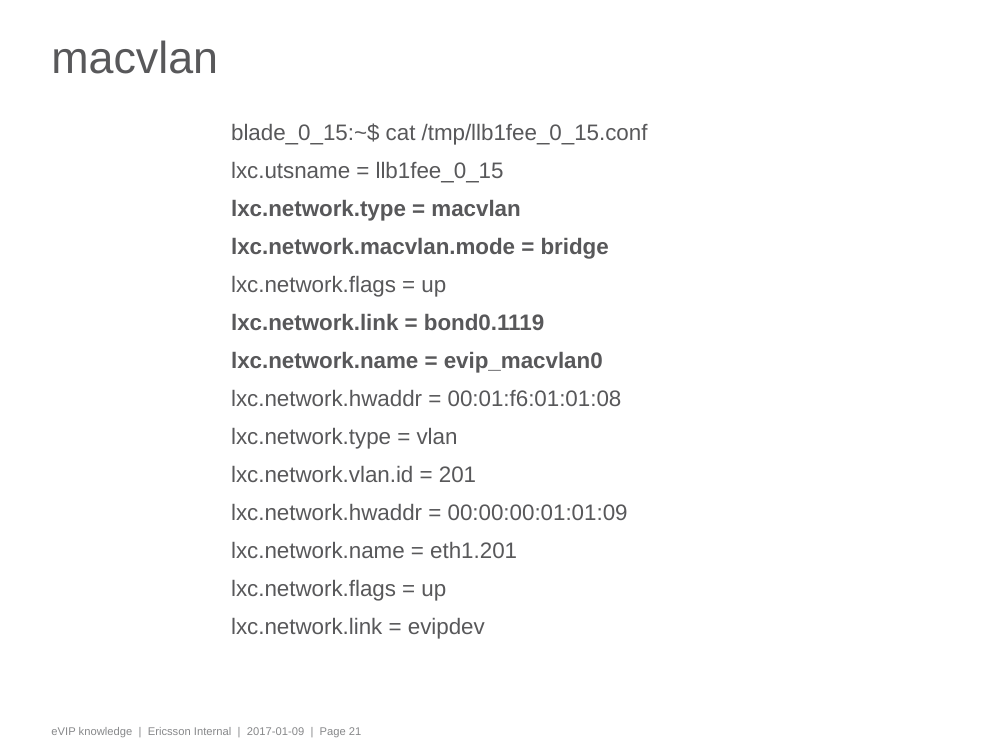
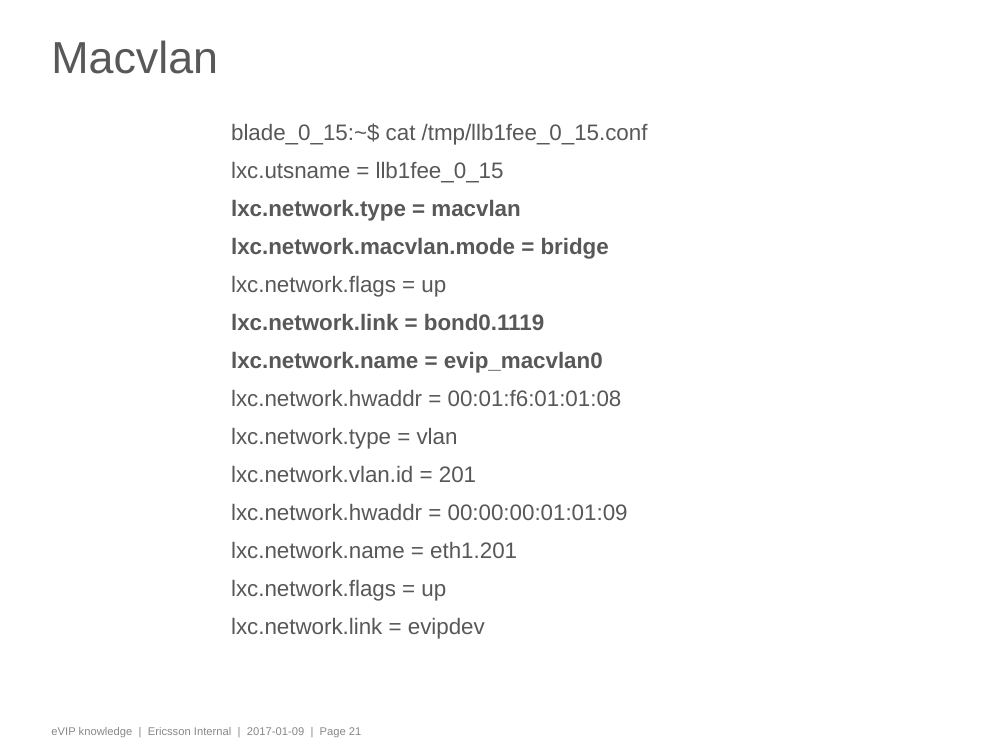
Before and after one commit to odking/mecome, a slide deck: slide 21 of sbg/eVIP knowledge.pptx. Drawn at 1008x756 pixels with LibreOffice and Linux fonts; fonts in the diff are those of the drawing; background and template pictures are left out. Boxes give left, top, right and bottom in pixels: in the first picture for what was removed or moved away, otherwise in the second. Text is boxed around its words. In the diff, an @@ line names an element or a change of style, - is before the commit and + after.

```diff
--- a/sbg/eVIP knowledge.pptx
+++ b/sbg/eVIP knowledge.pptx
@@ title at [51, 40, 218, 74]: text changed @@
-macvlan
+Macvlan
```
Also in this commit, not shown: 5 other slides changed, 3 slides added, 2 slides removed, 10 other files.
